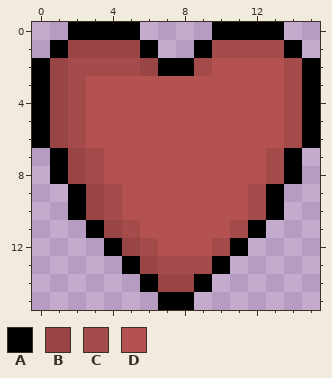
Pixel-art sprite, stored at img/icons/hp.png. Above is the file before it was changed.
The file is 16x16 pixels. Colours within 5 levels of each other are drawn and written as one.
Palette (. is transparent): A #000000  B #994545  C #a64b4b  D #b45252
Pixels before, first column x 0:
 0 ..AAAA....AAAA..
 1 .ABBBBA..ACCCCA.
 2 ABCCCCBAACDDDDCA
 3 ABCDDDDDDDDDDDCA
 4 ABCDDDDDDDDDDDCA
 5 ABCDDDDDDDDDDDCA
 6 ABCDDDDDDDDDDDCA
 7 .ABCDDDDDDDDDCA.
 8 .ABCDDDDDDDDDCA.
 9 ..ABCDDDDDDDCA..
10 ..ABCDDDDDDDCA..
11 ...ABCDDDDDCA...
12 ....ABCDDDCA....
13 .....ABCCCA.....
14 ......ABBA......
15 .......AA.......
And afterwards:
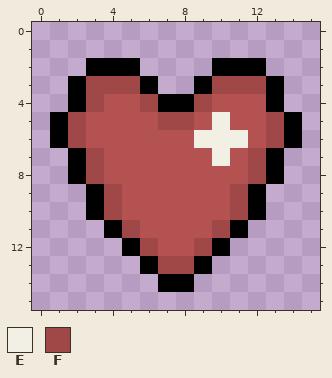
Colours new in this view: E #f2f0e5  F #a04848
From old to new:
Changed rows in their new state; - is an unchanged pixel.
first column x 0:
 0 --....----....--
 1 -......--......-
 2 ...AAA....AAA...
 3 ..AFFFA..AFFFA..
 4 ..AF--FAAF---A..
 5 .AF----FF-E--FA.
 6 .AF------EEE-FA.
 7 -.AF------E-FA.-
 8 -.AF--------FA.-
 9 --.AF------FA.--
10 --.AF------FA.--
11 ---.AF----FA.---
12 ----.AF--FA.----
13 -----.AFFA.-----
14 ------.AA.------
15 -------..-------
Pixel boxes of the changes (left, top, right, bottom) in both pictures:
changed: (32, 22, 320, 310)
